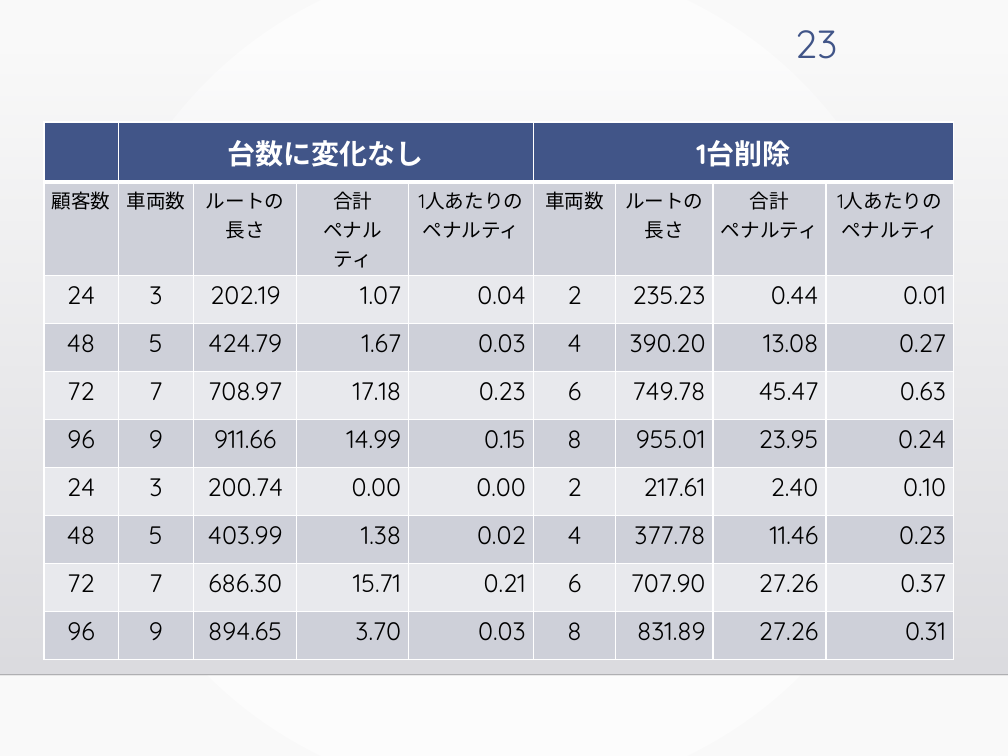
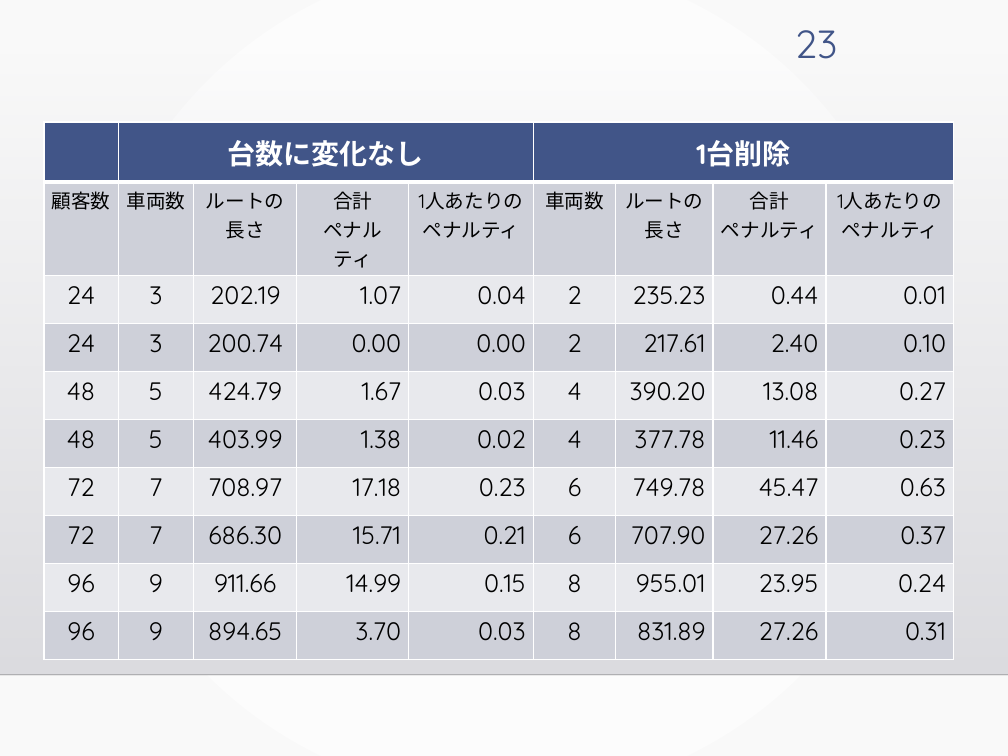
Before and after one commit to kotaro400/DARP, a slide deck: slide 23 of 卒論発表_10分用.pptx. Drawn at 1008x756 pixels with LibreOffice and Linux fonts; fonts in the diff are those of the drawing; background and template pictures are left out. Boxes give left, top, right and bottom in pixels: in the first picture for what was removed or moved away, otherwise in the second. Text is boxed around its words. In the diff, an @@ line names an element or a change of style, - is before the commit and + after.

```diff
--- a/卒論発表_10分用.pptx
+++ b/卒論発表_10分用.pptx
@@ table at (44,122,954,645) @@
+row 4: 24 | 3 | 200.74 | 0.00 | 0.00 | 2 | 217.61 | 2.40 | 0.10
+row 6: 48 | 5 | 403.99 | 1.38 | 0.02 | 4 | 377.78 | 11.46 | 0.23
+row 8: 72 | 7 | 686.30 | 15.71 | 0.21 | 6 | 707.90 | 27.26 | 0.37
-row 7: 24 | 3 | 200.74 | 0.00 | 0.00 | 2 | 217.61 | 2.40 | 0.10
-row 8: 48 | 5 | 403.99 | 1.38 | 0.02 | 4 | 377.78 | 11.46 | 0.23
-row 9: 72 | 7 | 686.30 | 15.71 | 0.21 | 6 | 707.90 | 27.26 | 0.37
```
Also in this commit, not shown: 2 other slides changed.
